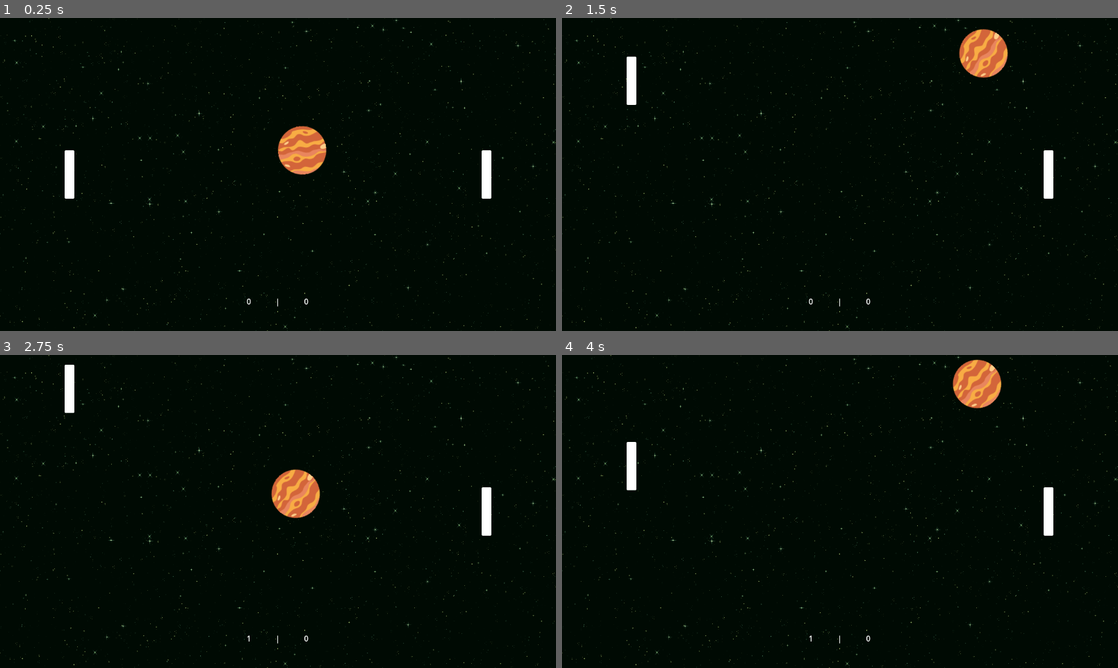
Above: before the commit, frames 1-4 (two rows, left to right).
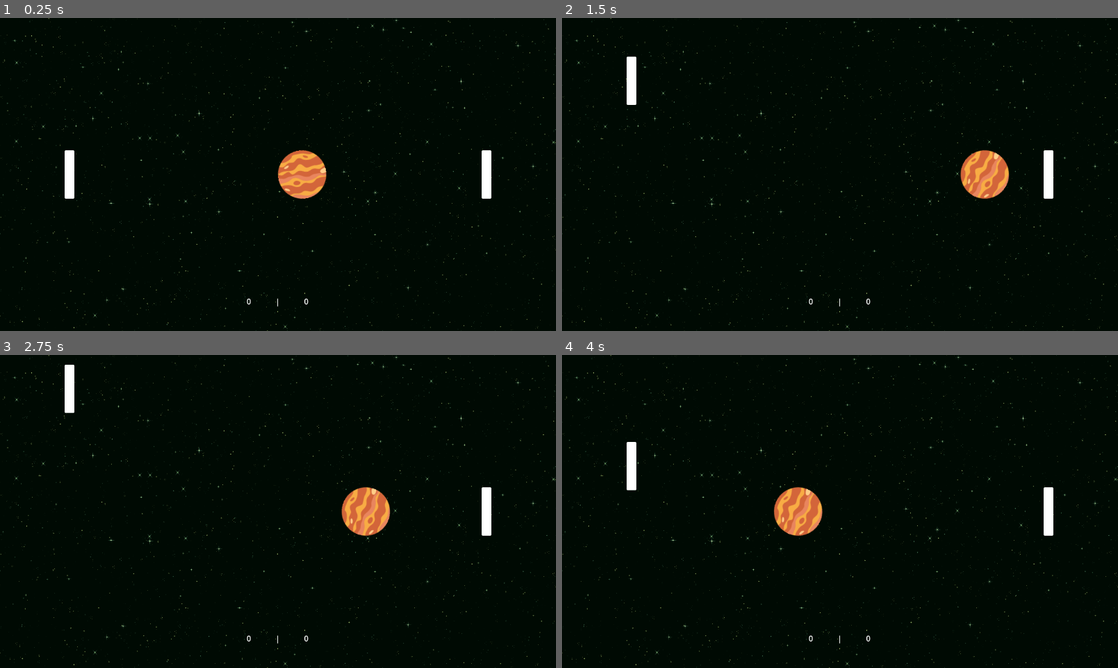
Above: after the commit, the same moments.

Repository: jasharpe/pong_godot
Game: Godot game, scene res://main.tscn
The game is run twice, just before and just after one commit, with the same random seed, the same clock (stepped at 60 frames per second) and the same inputs.
Inputs:
- Up to frame 1 (0.25 s): no input
- Up to frame 2 (1.5 s): hold W 0.53-1.28 s; hold S from 1.28 s (still down)
- Up to frame 3 (2.75 s): release S at 2.03 s; hold W from 2.03 s (still down)
- Up to frame 4 (4 s): release W at 3.53 s; hold S from 3.53 s (still down)

The runs differ from the first frame. In frame 1, 1.5% of the frame differs, in the area x 49-59%, y 34-58%; in frame 2, 2.2%; in frame 3, 2.2%, in the area x 44-71%, y 36-92%; in frame 4, 2.2%.

Commit message:
Bunch of definitely helpful stuff.

Diff:
--- a/main.gd
+++ b/main.gd
@@ -9,9 +9,11 @@
 const ROTATION_RANGE = 1
 const PADDLE_SPEED = 400
 const JUPITER_SPEED_INCREMENT: float = 215.0 / 200
+const MAX_PERTURB_ANGLE: float = PI / 4
 var jupiter_speed: float
 var jupiter_direction: Vector2
 var rotation_velocity: float
+var next_speed_boost: Node2D
 
 var score_left: int = 0
 var score_right: int = 0
@@ -27,10 +29,14 @@
 	jupiter.position = get_viewport_rect().get_center()
 	var r: int = randi_range(0, 1)
 	jupiter_speed = 200
-	if r == 0:
-		jupiter_direction = Vector2(1, -1)
-	else:
-		jupiter_direction = Vector2(-1, -1)
+	jupiter_direction = Vector2(1, 0)
+	next_speed_boost = right_paddle
+	#if r == 0:
+		#jupiter_direction = Vector2(1, 0)
+		#next_speed_boost = right_paddle
+	#else:
+		#jupiter_direction = Vector2(-1, 0)
+		#next_speed_boost = left_paddle
 
 func _randomize_rotation() -> void:
 	rotation_velocity = randf_range(-ROTATION_RANGE, ROTATION_RANGE)
@@ -64,10 +70,54 @@
 				left_score.text = str(score_left)
 			_reset_jupiter()
 		else:
+			var perturb: float = 0
+			if collider == left_paddle:
+				var raw_offset = (left_paddle.global_position - collision.get_position()).y
+				var paddle_height = left_paddle.get_node("CollisionShape2D").shape.get_rect().size.y / 2
+				var normalized_offset = raw_offset / paddle_height
+				perturb = -normalized_offset * MAX_PERTURB_ANGLE
+			if collider == right_paddle:
+				var raw_offset = (right_paddle.global_position - collision.get_position()).y
+				var paddle_height = right_paddle.get_node("CollisionShape2D").shape.get_rect().size.y / 2
+				var normalized_offset = raw_offset / paddle_height
+				perturb = normalized_offset * MAX_PERTURB_ANGLE
 			jupiter_direction = jupiter_direction.bounce(collision.get_normal())
+			jupiter_direction = jupiter_direction.rotated(perturb)
+			if collider == left_paddle:
+				jupiter_direction = clamp_vector2_to_angle_range(jupiter_direction, -PI / 4, PI / 4)
+			if collider == right_paddle:
+				jupiter_direction = clamp_vector2_to_angle_range(jupiter_direction, 3 * PI / 4, -3 * PI / 4)
 			_randomize_rotation()
-			if collider is Paddle:
+			if collider == left_paddle and next_speed_boost == left_paddle:
 				jupiter_speed *= JUPITER_SPEED_INCREMENT
+				next_speed_boost = right_paddle
+			if collider == right_paddle and next_speed_boost == right_paddle:
+				jupiter_speed *= JUPITER_SPEED_INCREMENT
+				next_speed_boost = left_paddle
 
 	if jupiter.position.y > get_viewport_rect().size.y or jupiter.position.y < 0:
 		_reset_jupiter()
+
+func clamp_vector2_to_angle_range(vector: Vector2, min_angle: float, max_angle: float) -> Vector2:
+	# Normalize the angles to ensure the range is valid
+	min_angle = wrapf(min_angle, -PI, PI)
+	max_angle = wrapf(max_angle, -PI, PI)
+
+	# Handle cases where the range crosses the -PI to PI boundary
+	var angle = vector.angle()
+	if min_angle > max_angle:
+		# The range spans the boundary; check both segments
+		if angle < min_angle and angle > max_angle:
+			# Determine which side of the range to clamp to
+			var dist_to_min = abs(angle - min_angle)
+			var dist_to_max = abs(angle - max_angle)
+			if dist_to_min < dist_to_max:
+				angle = min_angle
+			else:
+				angle = max_angle
+	else:
+		# Normal case; just clamp within the range
+		angle = clamp(angle, min_angle, max_angle)
+
+	# Reconstruct the vector with clamped angle and original length
+	return Vector2(vector.length(), 0).rotated(angle)
